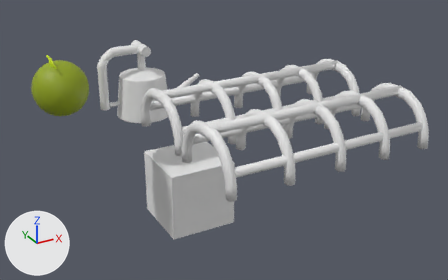
The glTF model prot/prot.glb: old version first, new version second.
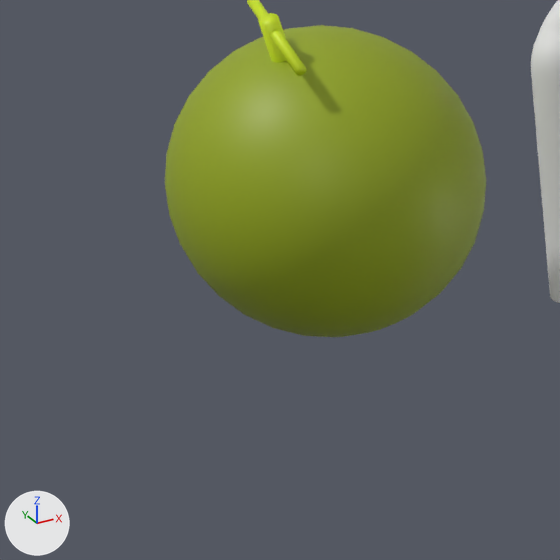
Old and new are each drawn whole from a camera (50 mm lens) standing at (-0.758, -1.61, 0.943) and looking at (0.017, -0.201, 0.239) and again close up on the part from 0% to 23% of the width and 20% to 56% of the height. The lights are fixed; the arrows at lower left show +X, +Y and +Z. Where no turn or scale is listed for an object, it has been applied to the vertices. Vertices at the same position are counted once.

The older version as bpy lines, for what is in view:
```python
me_watering_can_v2 = bpy.data.meshes.new('Watering_Can_V2')
me_watering_can_v2.from_pydata(...)  # 21288 vertices, 42200 faces; spans x -0.326..0.455, y -0.697..0.081, z 0.0..0.232
# faces by material slot: [40992, 960, 248]
me_watering_can_v2.materials.append(mat_03___default)  # white #e7e7e7
me_watering_can_v2.materials.append(mat_melon)  # picture img_1513393__2
me_watering_can_v2.materials.append(mat_マテリアル_008)  # yellow #cee717
ob_watering_can_v2 = bpy.data.objects.new('Watering_Can_V2', me_watering_can_v2)
ob_watering_can_v2.location = (-0.1264, 0.039, 0.2639)
```
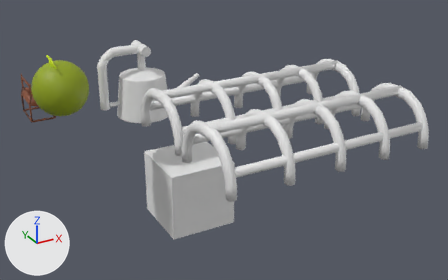
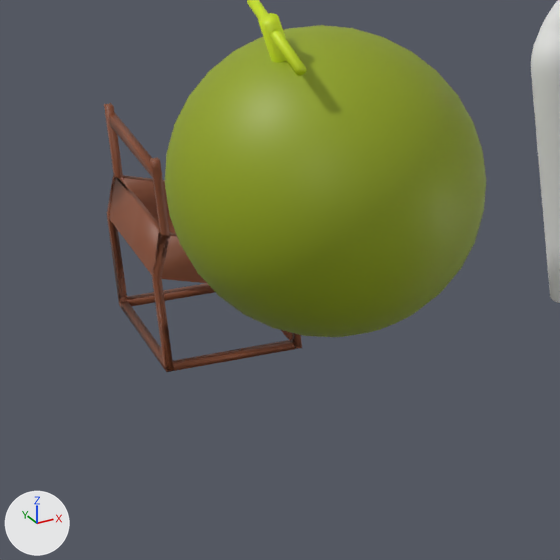
Where the change shows, as pixel boxes [x1, y1, x2, y2] in the close-ups (560 x 560 px):
'Watering_Can_V2', reshaped: before [165, 0, 560, 337]; after [104, 0, 560, 372]
part 1 of me_watering_can_v2, added (brown): after [104, 103, 302, 372]

Patch to the scene script:
```diff
--- a/prot/prot.glb.py
+++ b/prot/prot.glb.py
@@ mat_台 @@
+mat_台 = principled_material('台')
+mat_台.base_color = (0.237, 0.0676, 0.0263)  # brown #864a2d
@@ me_watering_can_v2 @@
 # used by ob_watering_can_v2; location = (-0.1264, 0.039, 0.2639)
-me_watering_can_v2.from_pydata(...)  # 21288 vertices, 42200 faces; spans x -0.326..0.455, y -0.697..0.081, z 0.0..0.232
+me_watering_can_v2.from_pydata(...)  # 21450 vertices, 42518 faces; spans x -0.326..0.455, y -0.697..0.259, z -0.021..0.232
+# me_watering_can_v2 part 1: a new loose piece of 162 vertices spanning x -0.303..-0.223, y 0.144..0.259, z -0.021..0.097, in mat_台 (brown #864a2d)
 me_watering_can_v2.materials.append(mat_03___default)
@@ me_watering_can_v2 @@
 me_watering_can_v2.materials.append(mat_マテリアル_008)
+me_watering_can_v2.materials.append(mat_台)  # brown #864a2d
```
